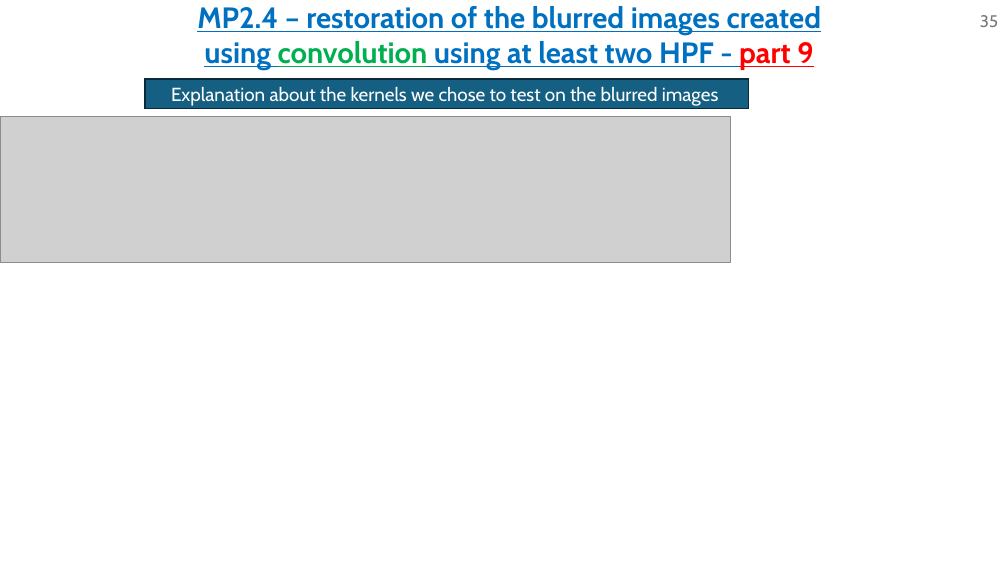
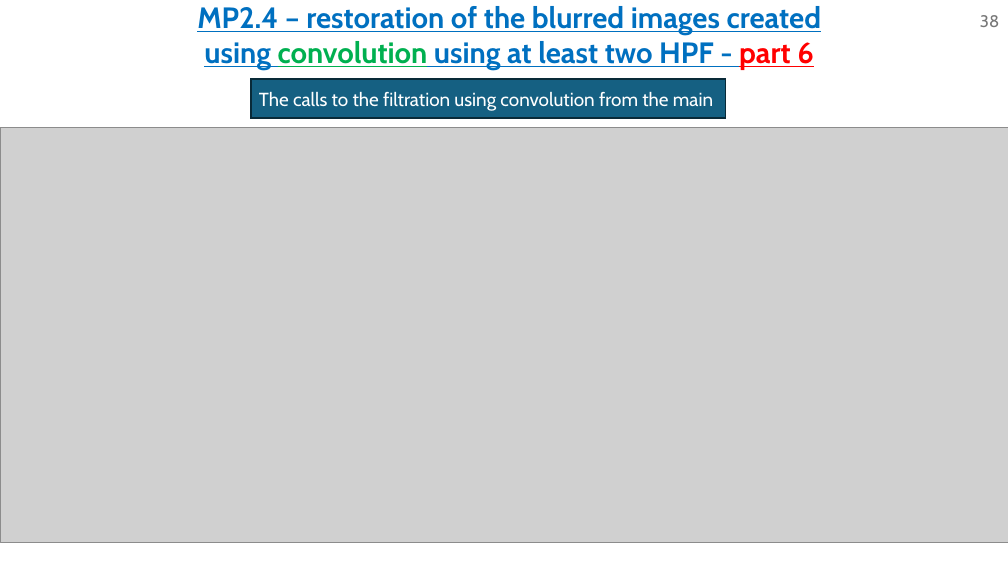
Before and after one commit to omripony/image-processing, a slide deck: slide 38 of MP2/1950-2210-7939-ImPr-IP-MP2.pptx (slide 35 before the commit). Drawn at 1008x567 pixels with LibreOffice and Linux fonts; fonts in the diff are those of the drawing; grey boxes stand for pictures. Boxes give left, top, right and bottom in pixels: in the first picture for what was removed or moved away, otherwise in the second. Text is boxed around its words. In the diff, an @@ line names an element or a change of style, - is before the commit and + after.

```diff
--- a/MP2/1950-2210-7939-ImPr-IP-MP2.pptx
+++ b/MP2/1950-2210-7939-ImPr-IP-MP2.pptx
@@ text at [197, 6, 821, 70]: text changed @@
-MP2.4 – restoration of the blurred images created using convolution using at least two HPF - part 9
+MP2.4 – restoration of the blurred images created using convolution using at least two HPF - part 6
@@ page number at [980, 15, 999, 27]: text changed @@
-35
+38
@@ rectangle removed at [145, 79, 749, 108] @@
-Explanation about the kernels we chose to test on the blurred images
@@ rectangle added at [251, 79, 726, 118], fill #156082, outline #092A39 1.5 pt, 18 pt, text #FFFFFF @@
+The calls to the filtration using convolution from the main
@@ picture removed at [0, 116, 730, 263] @@
@@ picture added at [0, 127, 1008, 543] @@
```
Also in this commit, not shown: 28 other slides changed, 10 slides added, 12 slides removed, 11 other files.
